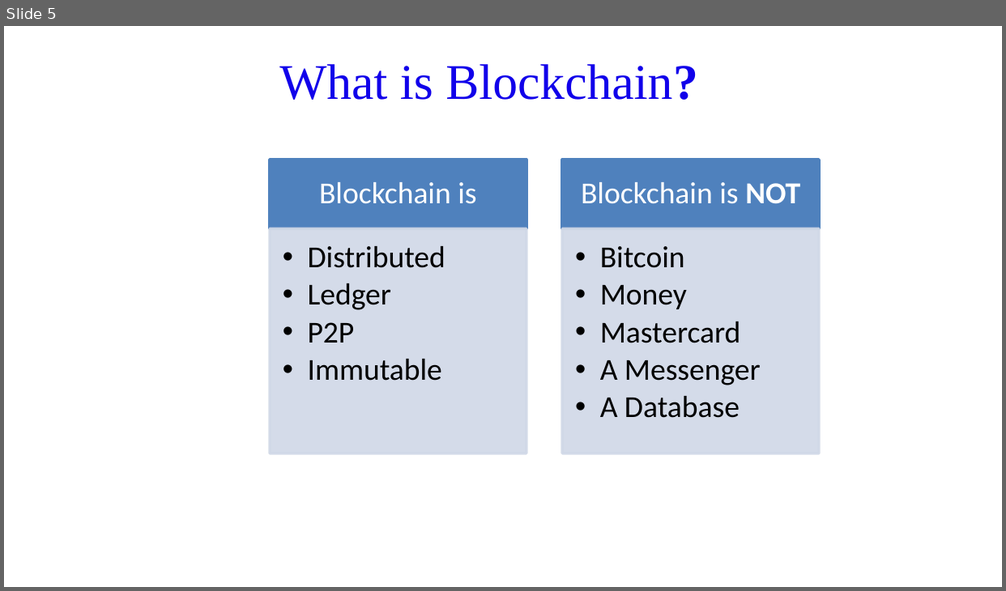
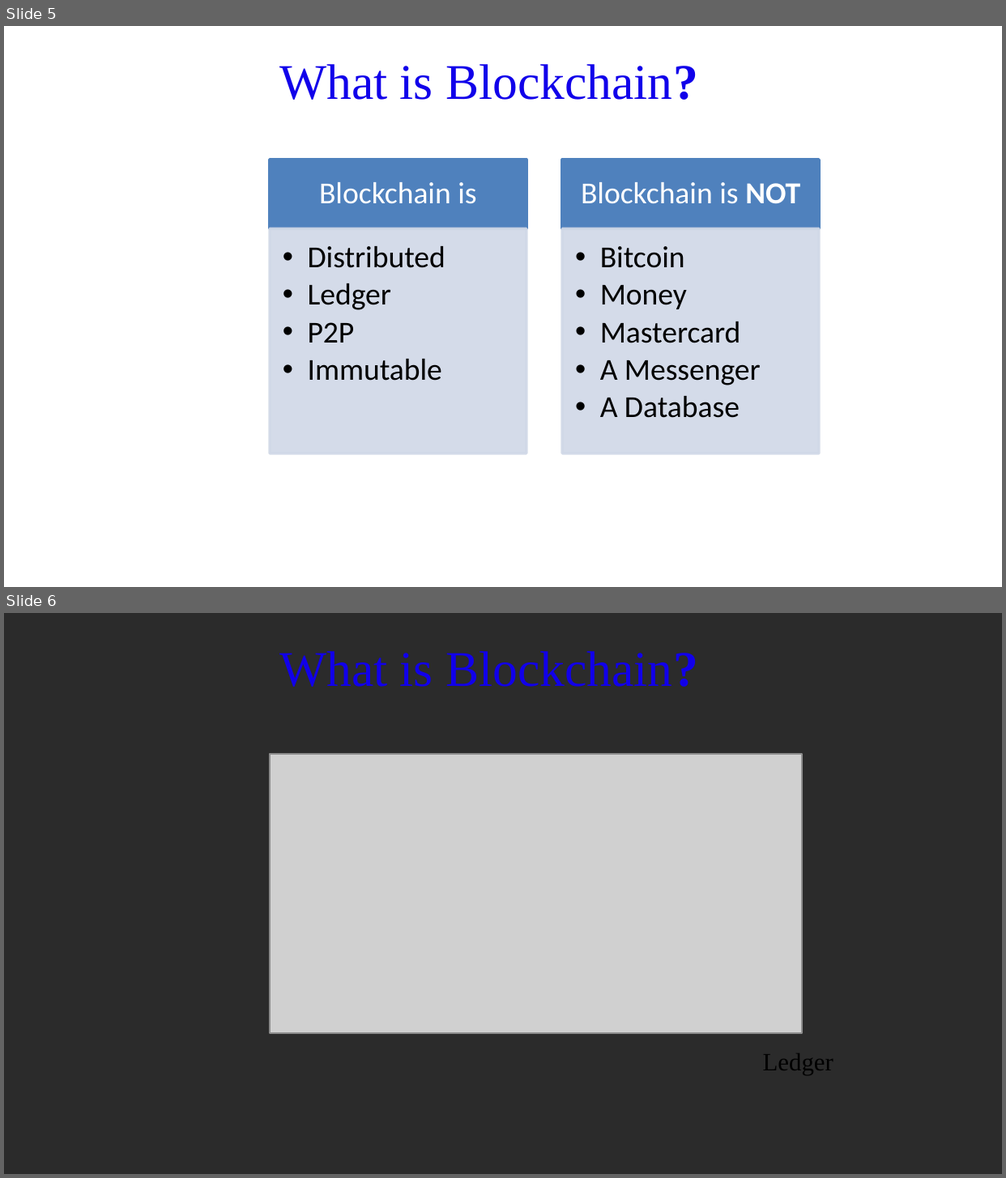
Before and after one commit to FIVIL/KtuPresentation, a slide deck: Blockchain 101.pptx. Shown one above the other, each under a label of ours: slide 5 before the commit, slides 5 and 6 after it. The pictures are 1006x591 and 1006x1178 pixels, drawn with LibreOffice and Linux fonts; fonts in the diff are those of the drawing; grey boxes stand for pictures; background and template pictures are left out; a plain dark background stands for a picture behind light text. Boxes give left, top, right and bottom in pixels: in the first picture for what was removed or moved away, otherwise in the second. Text is boxed around its words. In the diff, an @@ line names an element or a change of style, - is before the commit and + after.

Commit message:
ledger

```diff
--- a/Blockchain 101.pptx
+++ b/Blockchain 101.pptx
@@ slide 6 added at (4, 613, 1002, 1174), background picture (left out) @@
@@ title added at (279, 651, 698, 687), 36 pt, text #1100EA @@
+What is Blockchain?
@@ picture added at (270, 754, 801, 1033) @@
@@ text added at (763, 1054, 833, 1076), 18 pt, text #000000 @@
+Ledger
```
Also in this commit, not shown: 1 other slide added.
